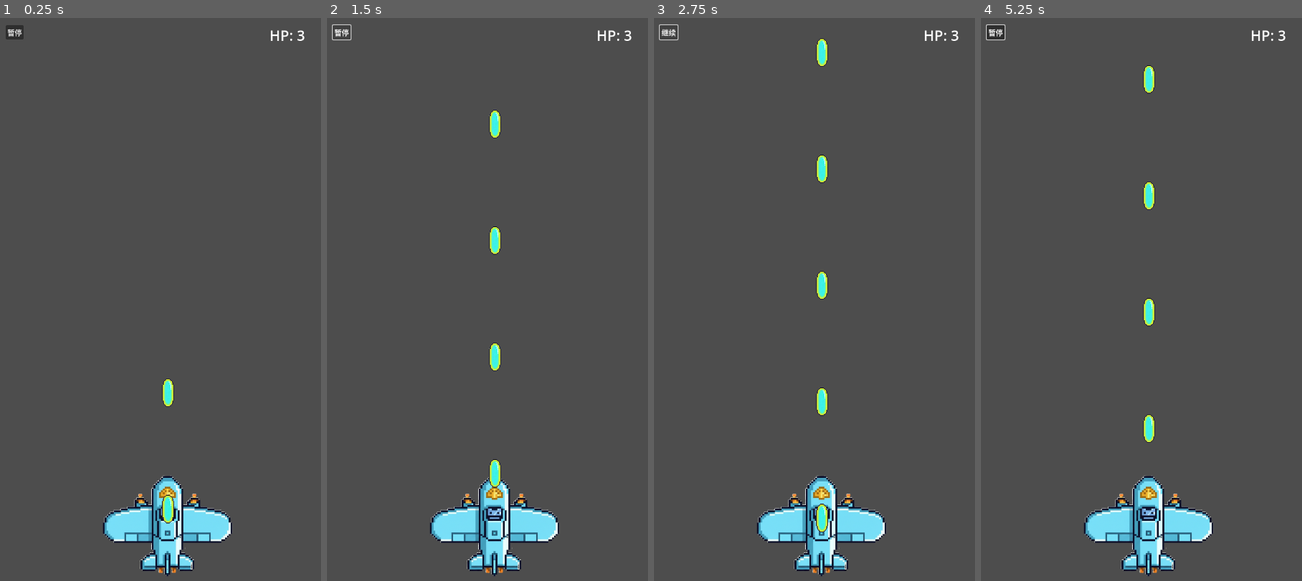
Above: before the commit, frames 1-4 (left to right).
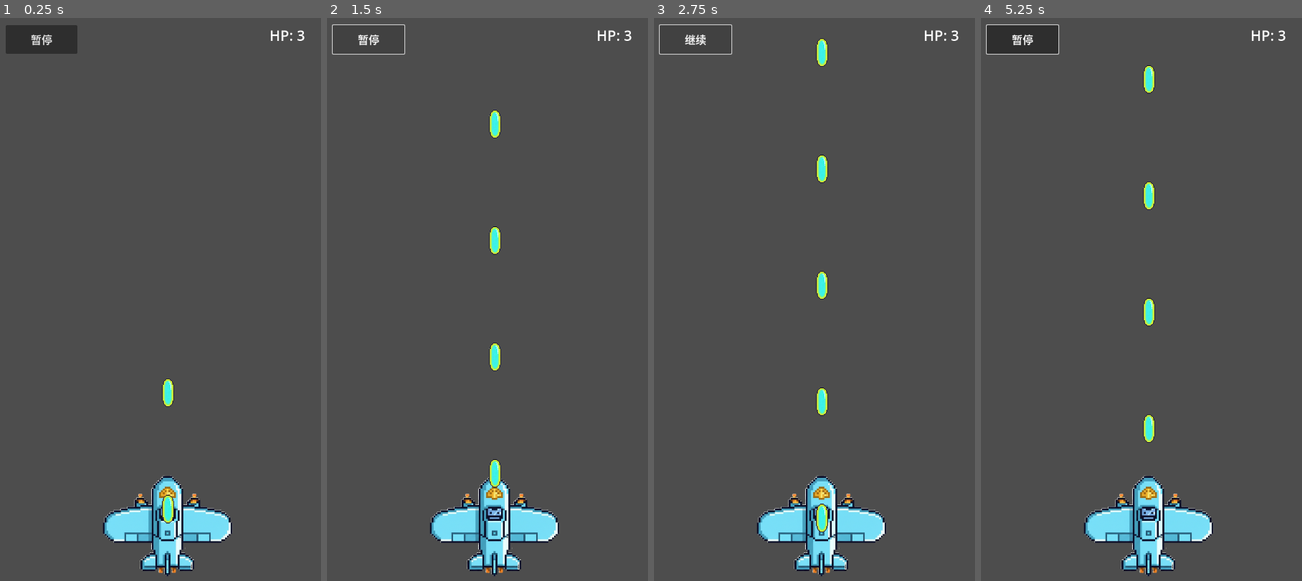
Above: after the commit, the same moments.

Repository: qingzhixing/plane-war
Game: Godot game, scene res://scenes/Main.tscn
Same seed, same stepped clock (60 frames per second), same inputs: the game is played once before the commit and once after it.
Inputs (mouse positions are in pixels of both pictures, inside the frame that each line leads up to):
- Up to frame 1 (0.25 s): no input
- Up to frame 2 (1.5 s): click "暂停" at 0.5 s; click "继续" at 1.25 s
- Up to frame 3 (2.75 s): click "暂停" at 2 s
- Up to frame 4 (5.25 s): click "继续" at 2.75 s; click "暂停" at 3.5 s; click "继续" at 4.25 s; move the mouse to (1212, 276) at 5.02 s; click (1212, 276) at 5.17 s

The runs differ from the first frame. In frame 1, 1.0% of the frame differs, in the area x 1-25%, y 1-7%; in frame 2, 0.2%; in frame 3, 0.2%; in frame 4, 1.1%.

Commit message:
🎨 UI: 放大暂停与重新开始按钮
Made-with: Cursor

Diff:
--- a/scripts/game_over.gd
+++ b/scripts/game_over.gd
@@ -49,6 +49,8 @@
 	_button = Button.new()
 	_button.text = "重新开始"
 	_button.size_flags_horizontal = Control.SIZE_EXPAND | Control.SIZE_SHRINK_CENTER
+	_button.custom_minimum_size = Vector2(260, 80)
+	_button.add_theme_font_size_override("font_size", 28)
 	vbox.add_child(_button)
 	_button.pressed.connect(_on_restart_pressed)
 
--- a/scripts/hud.gd
+++ b/scripts/hud.gd
@@ -19,6 +19,8 @@
 	# 暂停按钮：始终可点，用于切换树的暂停状态
 	_pause_button = $Root/PauseButton
 	# 按钮需要拦截鼠标事件，保持默认（STOP），否则点不到
+	_pause_button.custom_minimum_size = Vector2(160, 64)
+	_pause_button.add_theme_font_size_override("font_size", 24)
 	_pause_button.pressed.connect(_on_pause_button_pressed)
 	_update_pause_button_text()
 
